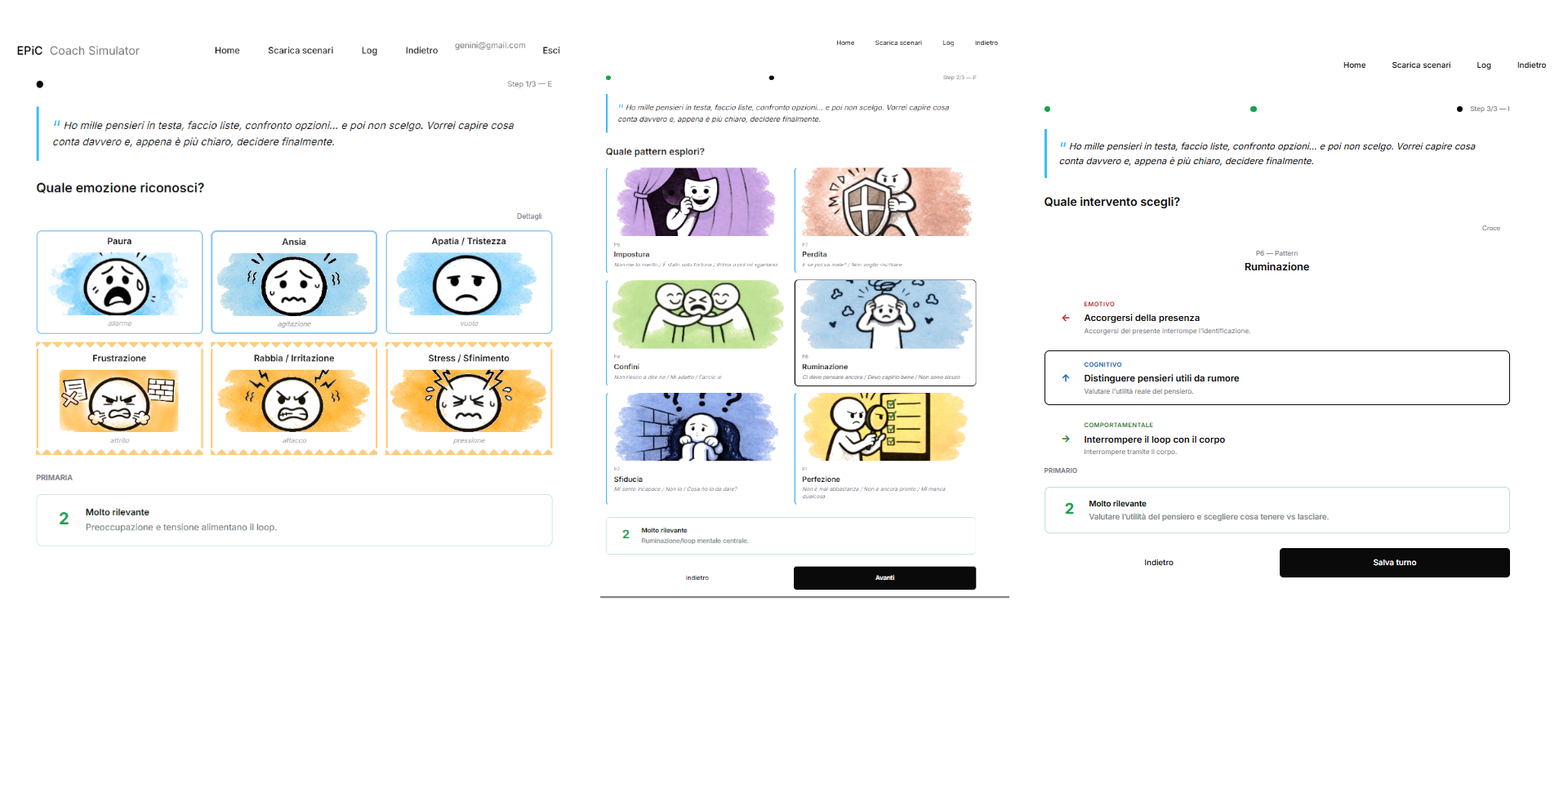
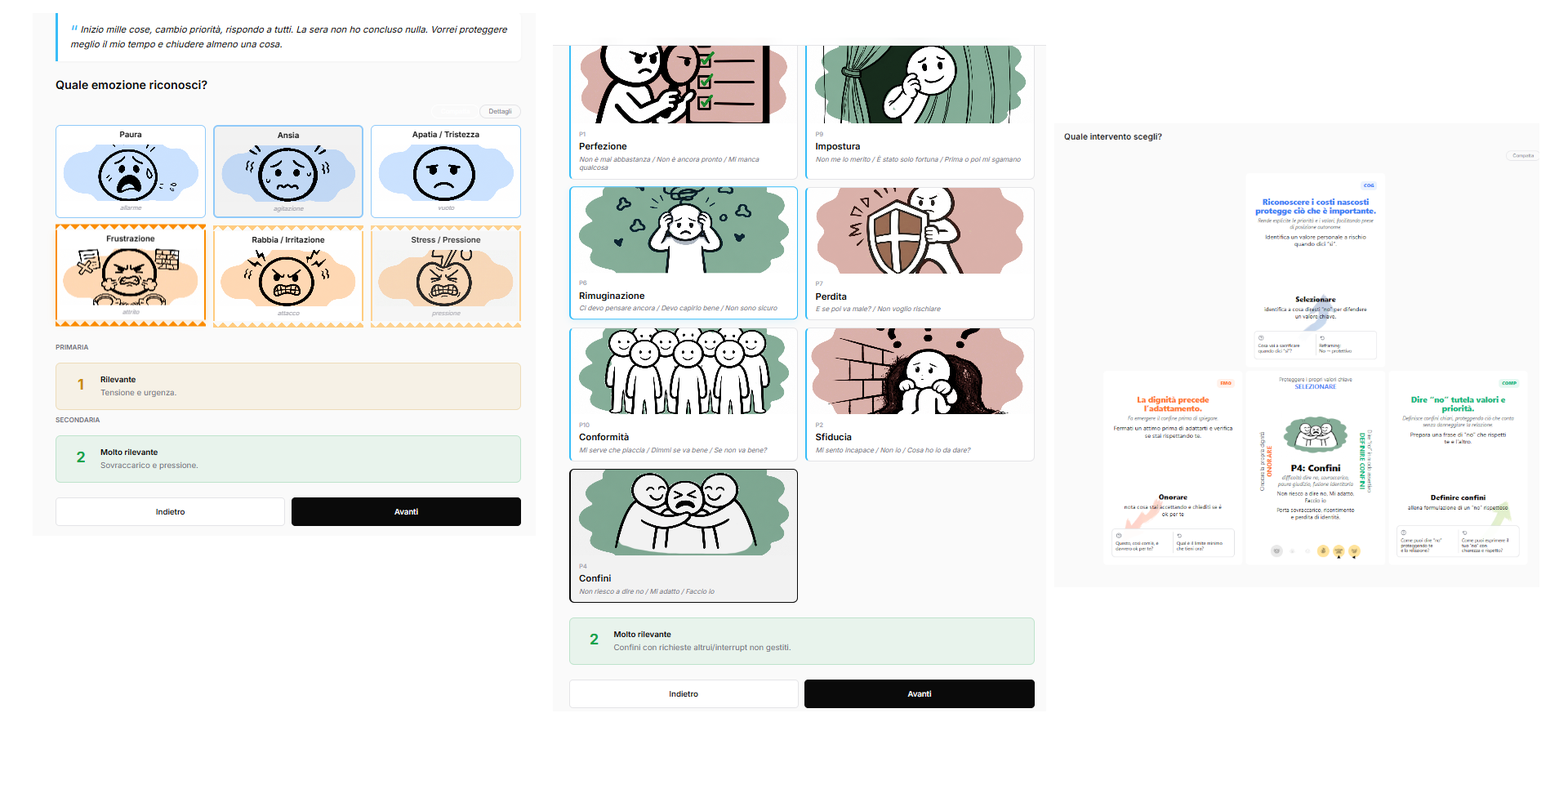
Comparing the layer stacks of the two w=1568, h=789 images. Changes:
painted on "Sfondo" over <box>17,13,561,547</box>
painted on "sfondo 3" over <box>552,37,1047,712</box>
painted on "sfondo 3 #1" over <box>1043,61,1546,588</box>